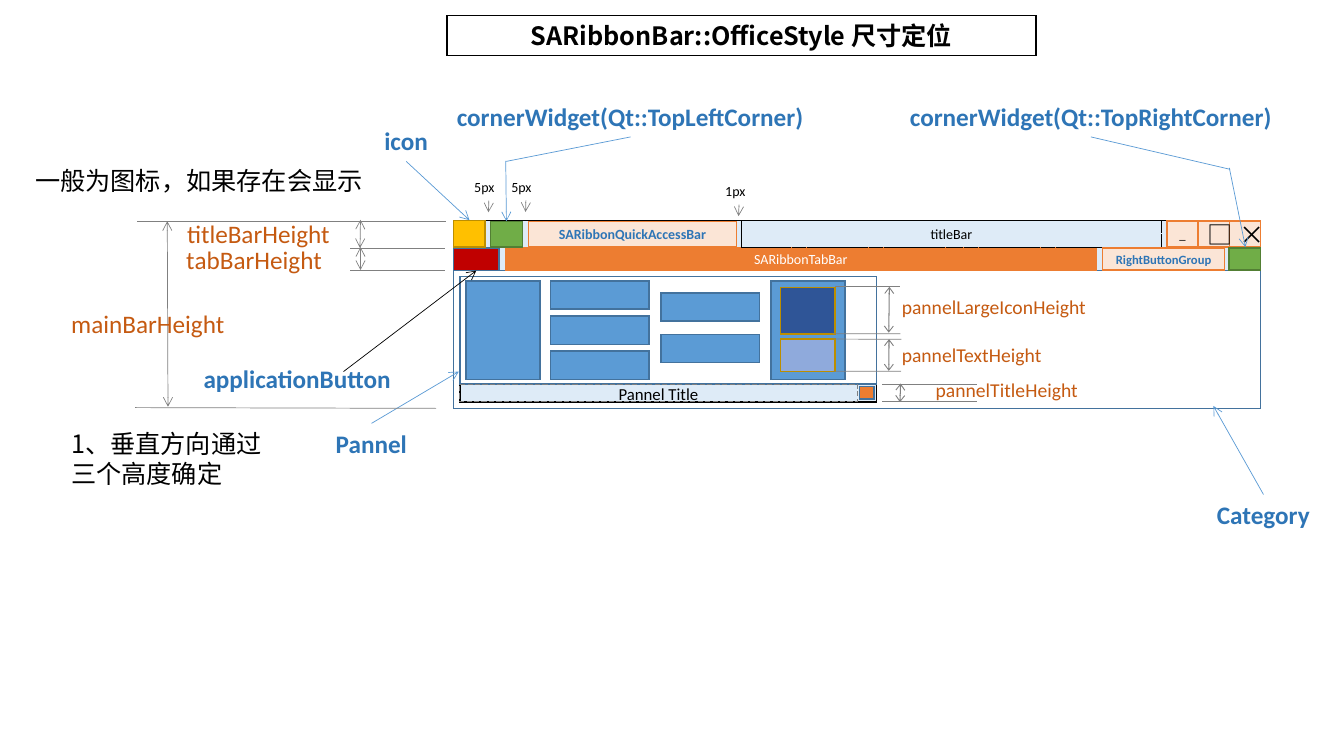
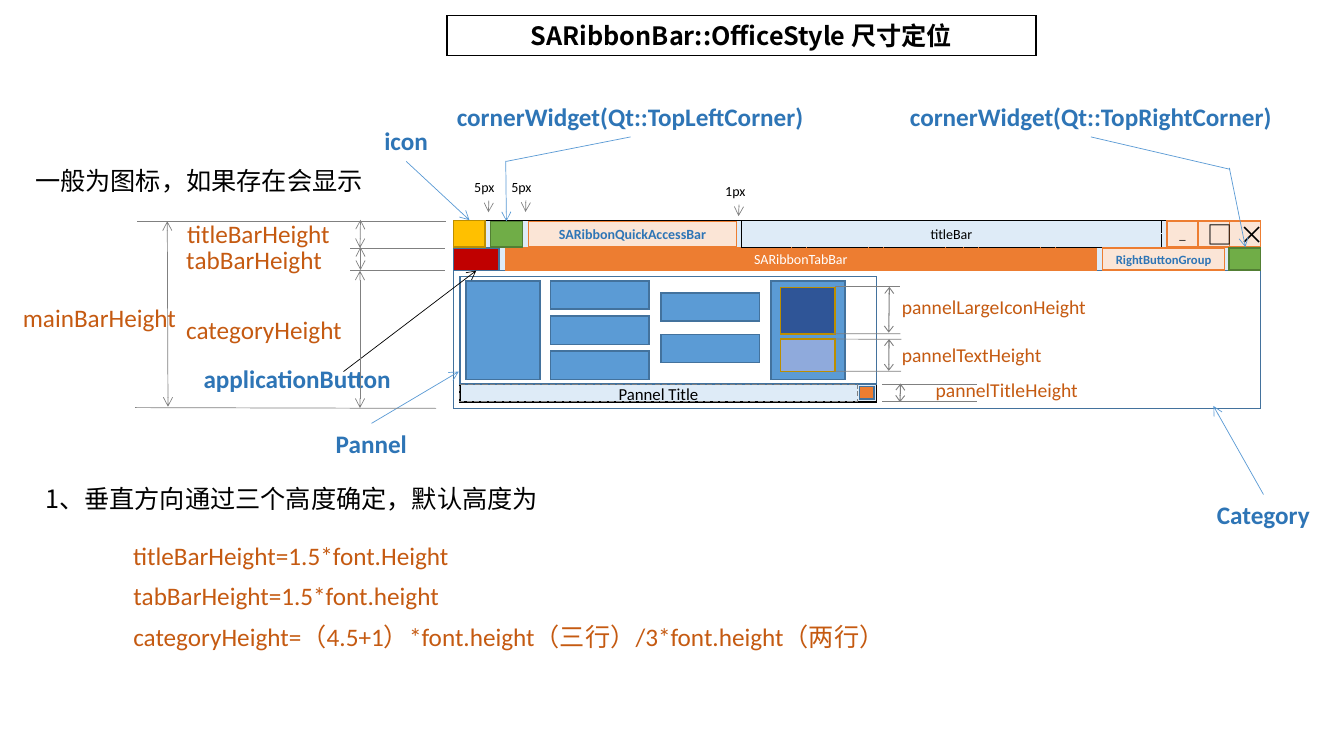
Before and after one commit to czyt1988/SARibbon, a slide deck: slide 3 of doc/SARibbonBar-layout.pptx. Drawn at 1344x756 pixels with LibreOffice and Linux fonts; fonts in the diff are those of the drawing. Boxes give left, top, right and bottom in pixels: in the first picture for what was removed or moved away, otherwise in the second. Text is boxed around its words. In the diff, an @@ line names an element or a change of style, - is before the commit and + after.

```diff
--- a/doc/SARibbonBar-layout.pptx
+++ b/doc/SARibbonBar-layout.pptx
@@ text "mainBarHeight": place and size @@
-text "mainBarHeight" at (71, 313, 224, 340)
+text "mainBarHeight" at (23, 306, 176, 333)
@@ double arrow added from (360, 271) to (360, 408), #808080 0.5 pt @@
@@ text added at (186, 321, 342, 344), 18 pt, text #C55A11 @@
+categoryHeight
@@ text at (45, 486, 538, 511): text changed @@
-1、垂直方向通过三个高度确定
+1、垂直方向通过三个高度确定，默认高度为
@@ text added at (133, 547, 448, 570), 18 pt, text #C55A11 @@
+titleBarHeight=1.5*font.Height
@@ text added at (133, 587, 438, 610), 18 pt, text #C55A11 @@
+tabBarHeight=1.5*font.height
@@ text added at (133, 625, 884, 651), 18 pt, text #C55A11 @@
+categoryHeight=（4.5+1）*font.height（三行）/3*font.height（两行）
```
Also in this commit, not shown: 1 slide added, 12 other files.
